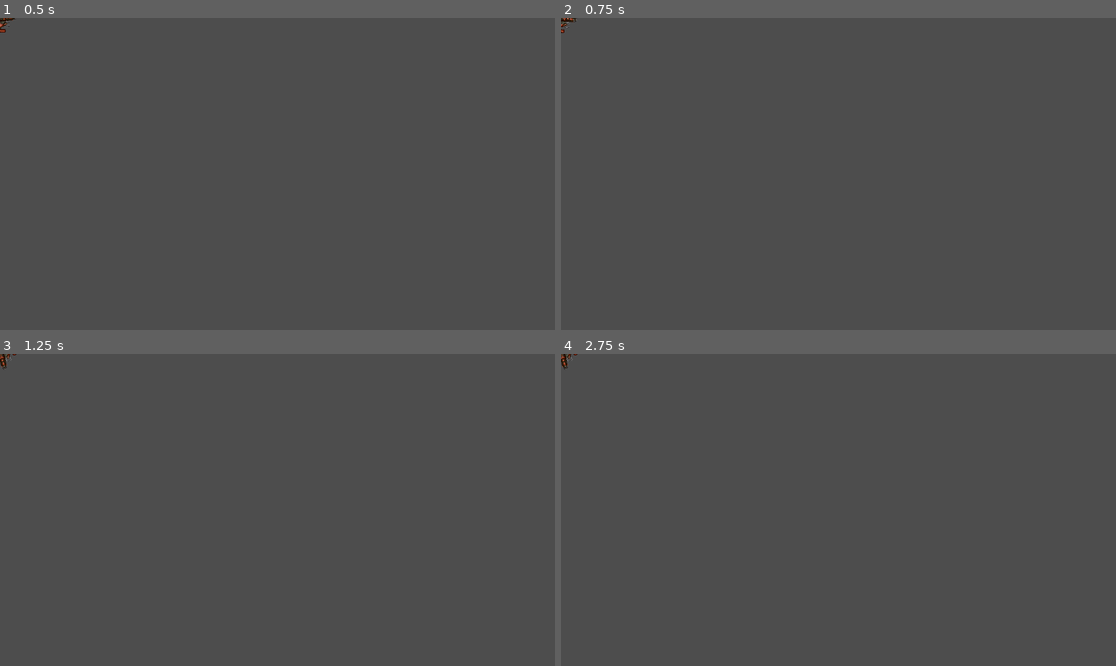
Above: before the commit, frames 1-4 (two rows, left to right).
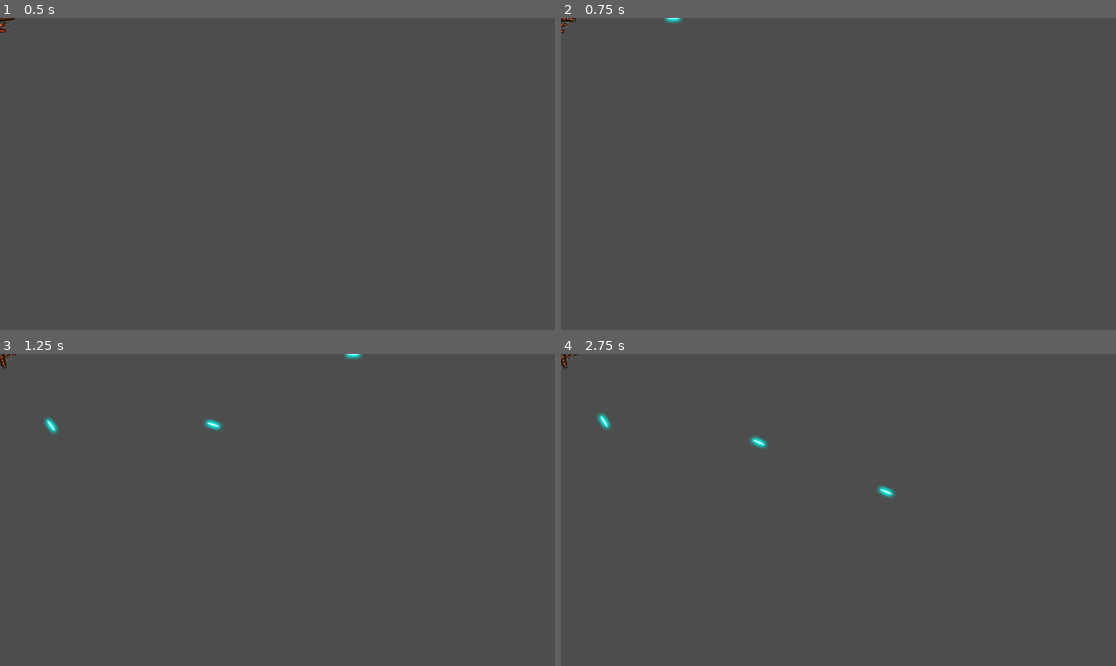
Above: after the commit, the same moments.

Repository: axvg/space_rocks
Game: Godot game, scene res://scenes/player/player.tscn
Two runs of this game, one before a commit and one after it. Both use one fixed random seed, a clock stepped at 60 frames per second and the inputs below. The project has no main scene, so this scene is started directly.
Inputs:
- Up to frame 1 (0.5 s): no input
- Up to frame 2 (0.75 s): tap Enter at 0.5 s; hold D (rotate_right) from 0.53 s (still down); hold Space (shoot) from 0.53 s (still down)
- Up to frame 3 (1.25 s): keep holding D (rotate_right); keep holding Space (shoot)
- Up to frame 4 (2.75 s): release D (rotate_right) at 1.28 s; release Space (shoot) at 1.28 s; hold A (rotate_left) 1.28-2.03 s; tap Space (shoot) at 1.35 s; hold D (rotate_right) from 2.03 s (still down); hold Space (shoot) from 2.03 s (still down)

Frame 1 is identical in both runs. In frame 2, less than 0.1% of the frame differs, in the area x 18-22%, y 0-2%; in frame 3, 0.2%; in frame 4, 0.3%, in the area x 6-61%, y 18-47%.

Commit message:
instantiate bullet scene

Diff:
--- a/scenes/player/player.gd
+++ b/scenes/player/player.gd
@@ -7,6 +7,10 @@
 @export var engine_power = 500
 @export var spin_power = 8000
 
+@export var bullet_scene : PackedScene
+@export var fire_rate = .25
+
+var can_shoot = true
 
 var thrust = Vector2.ZERO
 var rotation_dir = 0
@@ -16,6 +20,7 @@
 
 func _ready() -> void:
 	screen_size = get_viewport_rect().size
+	$GunCooldown.wait_time = fire_rate
 	change_state(ALIVE)
 
 func _process(delta: float) -> void:
@@ -41,6 +46,8 @@
 	if Input.is_action_pressed("thrust"):
 		thrust = transform.x * engine_power
 	rotation_dir = Input.get_axis("rotate_left", "rotate_right")
+	if Input.is_action_pressed("shoot") and can_shoot:
+		shoot()
 
 func change_state(new_state):
 	match new_state:
@@ -53,3 +60,19 @@
 		DEAD:
 			$CollisionShape2D.set_deferred("disabled", true)
 	state = new_state
+
+func shoot():
+	if state == INVULNERABLE:
+		return
+	can_shoot = false
+	$GunCooldown.start()
+	var b = bullet_scene.instantiate()
+	get_tree().root.add_child(b)
+	b.start($Muzzle.global_transform)
+
+
+# signals
+
+
+func _on_gun_cooldown_timeout() -> void:
+	can_shoot = true
--- a/scenes/player/player.tscn
+++ b/scenes/player/player.tscn
@@ -1,7 +1,8 @@
-[gd_scene load_steps=4 format=3 uid="uid://1if8nc6tcya7"]
+[gd_scene load_steps=5 format=3 uid="uid://1if8nc6tcya7"]
 
 [ext_resource type="Texture2D" uid="uid://dsiddcg2g0tft" path="res://assets/player_ship.png" id="1_7vdr8"]
 [ext_resource type="Script" path="res://scenes/player/player.gd" id="1_hg6xb"]
+[ext_resource type="PackedScene" uid="uid://bphciret4qfwa" path="res://scenes/bullet/bullet.tscn" id="2_lxwq8"]
 
 [sub_resource type="CircleShape2D" id="CircleShape2D_430sl"]
 radius = 33.0
@@ -10,6 +11,7 @@
 linear_damp = 1.0
 angular_damp = 5.0
 script = ExtResource("1_hg6xb")
+bullet_scene = ExtResource("2_lxwq8")
 
 [node name="Sprite2D" type="Sprite2D" parent="."]
 position = Vector2(0, -1)
@@ -19,3 +21,12 @@
 
 [node name="CollisionShape2D" type="CollisionShape2D" parent="."]
 shape = SubResource("CircleShape2D_430sl")
+
+[node name="Muzzle" type="Marker2D" parent="."]
+position = Vector2(50, 0)
+
+[node name="GunCooldown" type="Timer" parent="."]
+one_shot = true
+autostart = true
+
+[connection signal="timeout" from="GunCooldown" to="." method="_on_gun_cooldown_timeout"]
